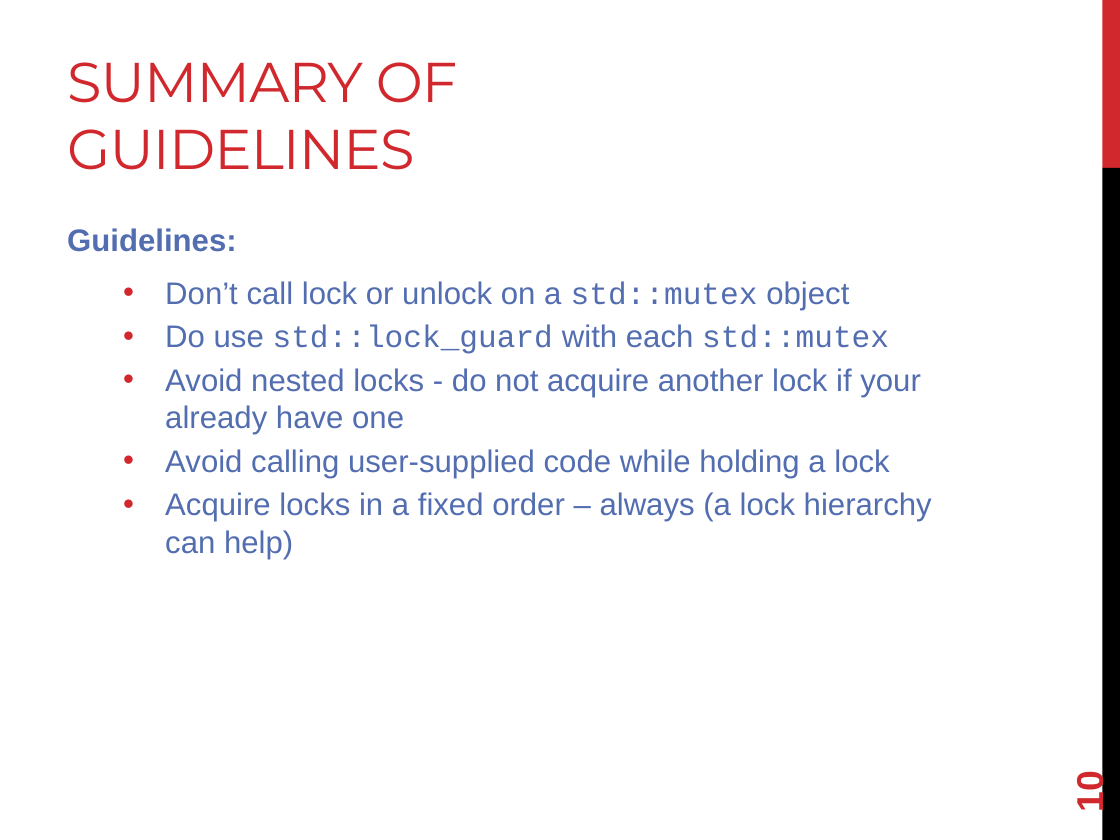
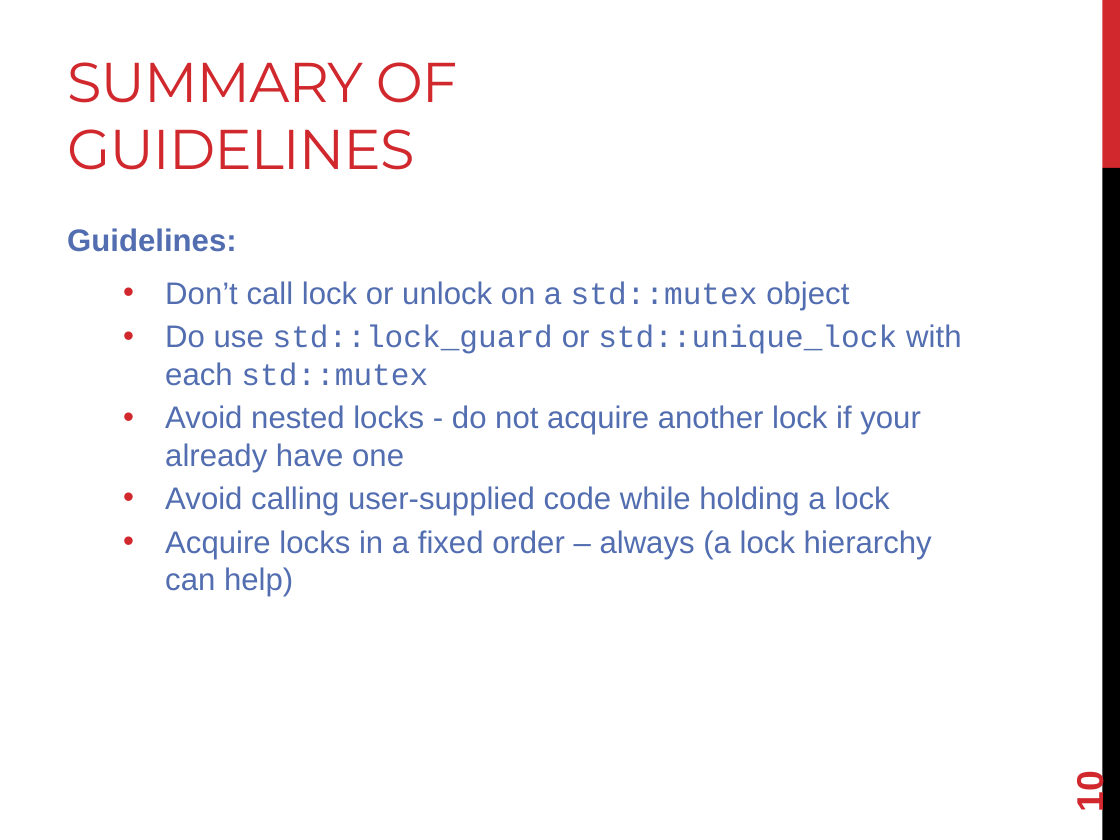
Before and after one commit to joshpeterson/DevelopingConcurrentSoftware, a slide deck: slide 10 of Lectures/Mutexes/Mutexes.pptx. Drawn at 1120x840 pixels with LibreOffice and Linux fonts; fonts in the diff are those of the drawing. Boxes give left, top, right and bottom in pixels: in the first picture for what was removed or moved away, otherwise in the second. Text is boxed around its words. In the diff, an @@ line names an element or a change of style, - is before the commit and + after.

Commit message:
Add some information about std::unique_lock.

```diff
--- a/Lectures/Mutexes/Mutexes.pptx
+++ b/Lectures/Mutexes/Mutexes.pptx
@@ text at [165, 324, 961, 386]: text changed @@
-  • Do use std::lock_guard with each std::mutex
+  • Do use std::lock_guard or std::unique_lock with each std::mutex
```
Also in this commit, not shown: 1 other slide changed.
